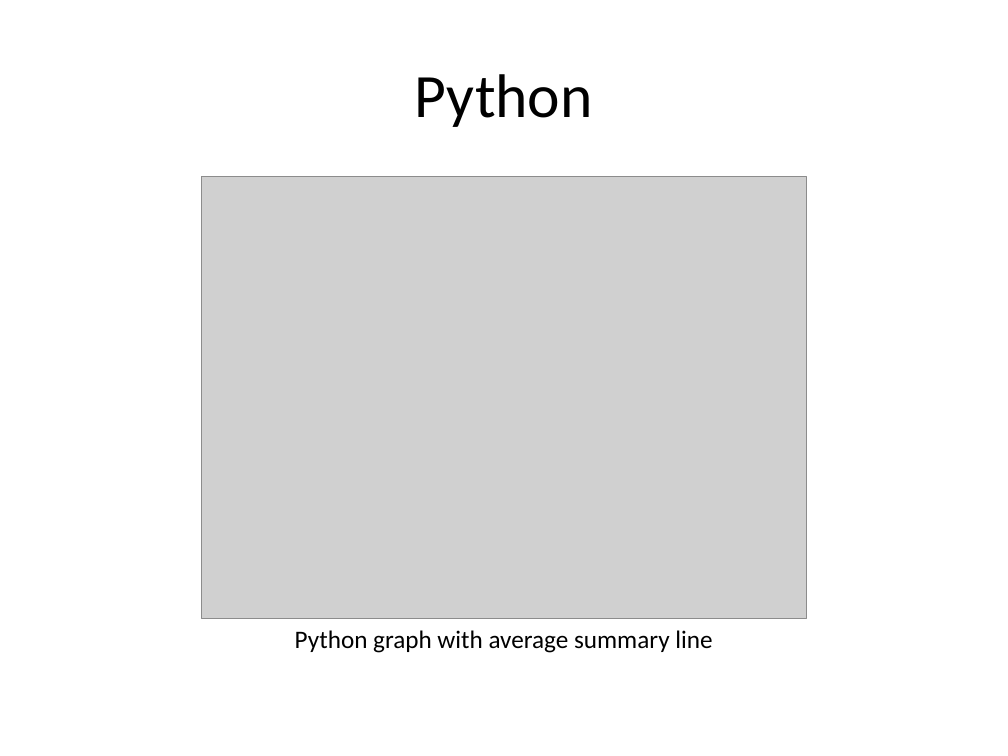
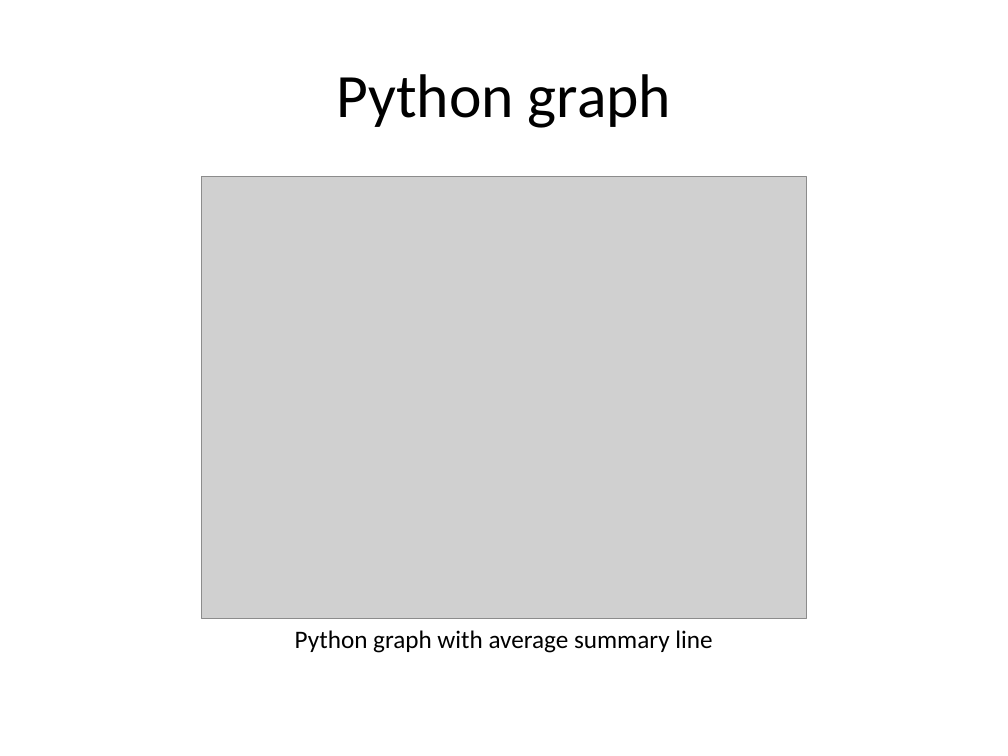
Before and after one commit to pmean/data-visualization, a slide deck: slide 15 of data-viz-03/component/fundamentals.pptx (slide 13 before the commit). Drawn at 1008x756 pixels with LibreOffice and Linux fonts; fonts in the diff are those of the drawing; grey boxes stand for pictures. Boxes give left, top, right and bottom in pixels: in the first picture for what was removed or moved away, otherwise in the second. Text is boxed around its words. In the diff, an @@ line names an element or a change of style, - is before the commit and + after.

```diff
--- a/data-viz-03/component/fundamentals.pptx
+++ b/data-viz-03/component/fundamentals.pptx
@@ title at box(336, 74, 671, 128): text changed @@
-Python
+Python graph
```
Also in this commit, not shown: 1 other slide changed, 3 slides added, 1 slide removed, 21 other files.
